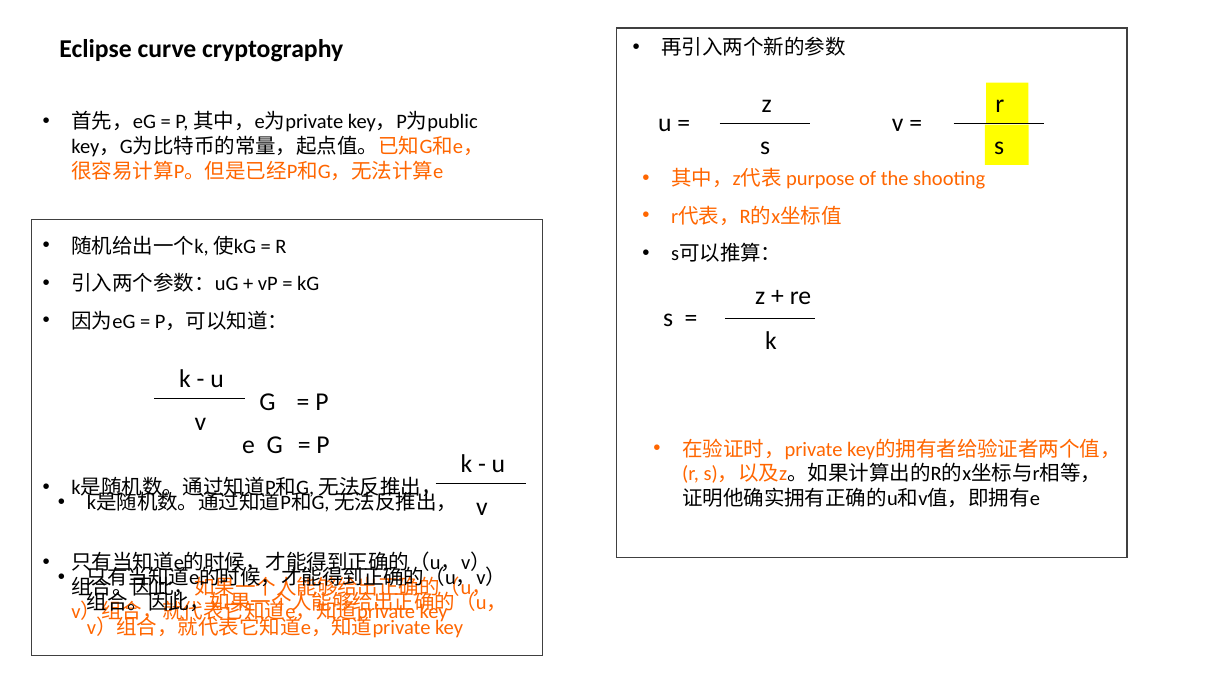
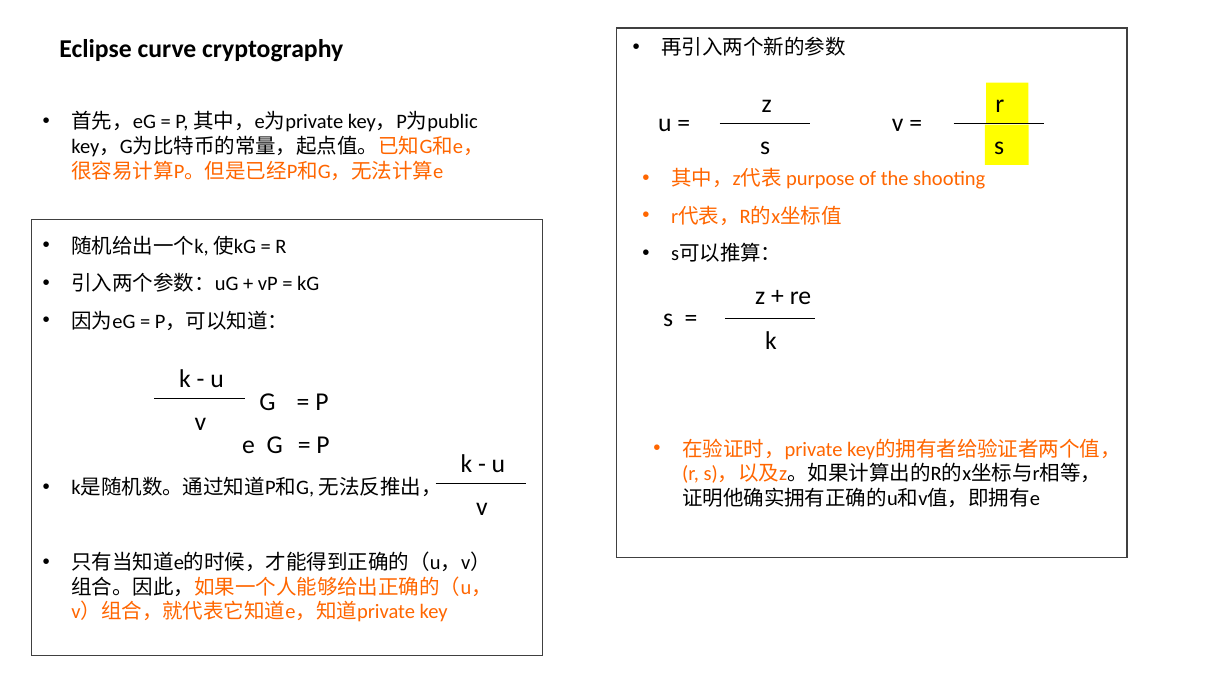
Before and after one commit to yuzhangd/programming_bitcoin, a slide deck: slide 4 of programming bitcoin.pptx. Drawn at 1232x693 pixels with LibreOffice and Linux fonts; fonts in the diff are those of the drawing. Boxes give left, top, right and bottom in pixels: in the first picture for what was removed or moved away, otherwise in the second. Text is boxed around its words. In the diff, an @@ line names an element or a change of style, - is before the commit and + after.

Commit message:
3rd update

```diff
--- a/programming bitcoin.pptx
+++ b/programming bitcoin.pptx
@@ text removed at (x1=71, y1=489, x2=507, y2=638) @@
-• k是随机数。通过知道P和G, 无法反推出，
-• 只有当知道e的时候，才能得到正确的（u，v）组合。因此，如果一个人能够给出正确的（u，v）组合，就代表它知道e，知道private key
```
